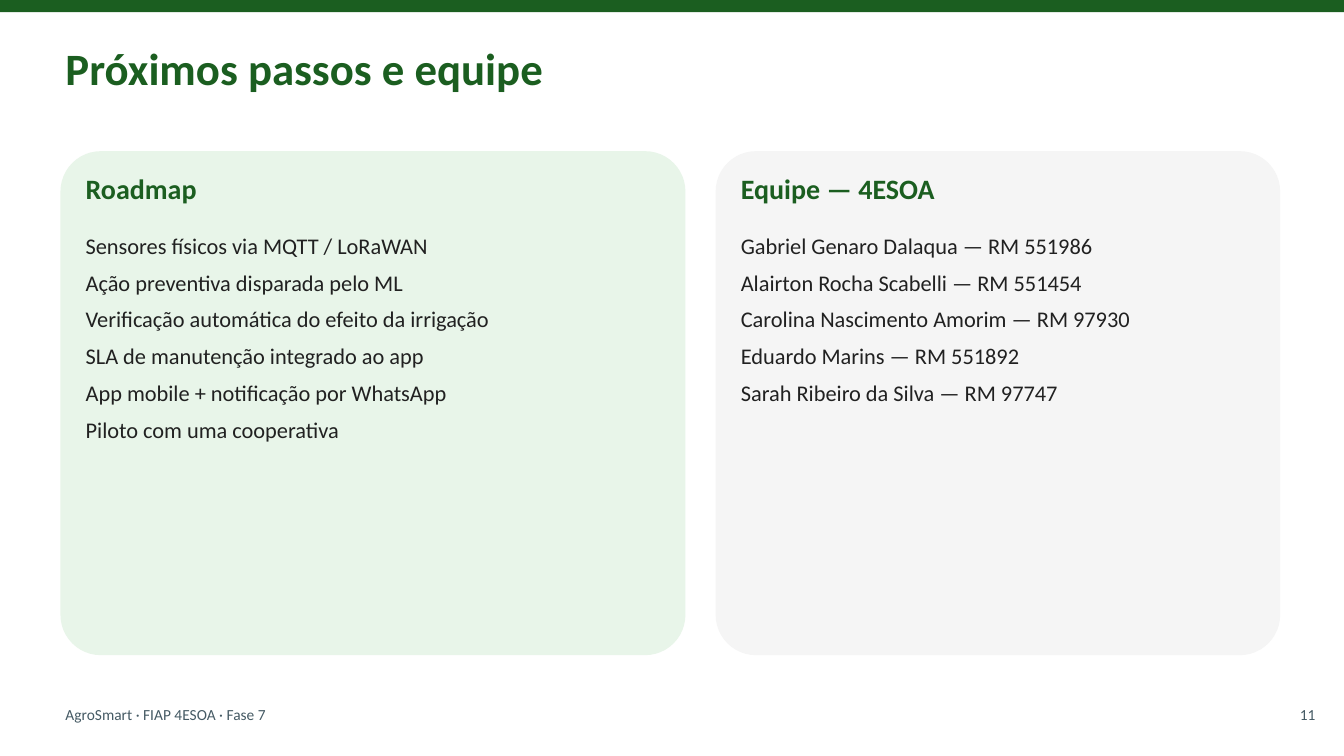
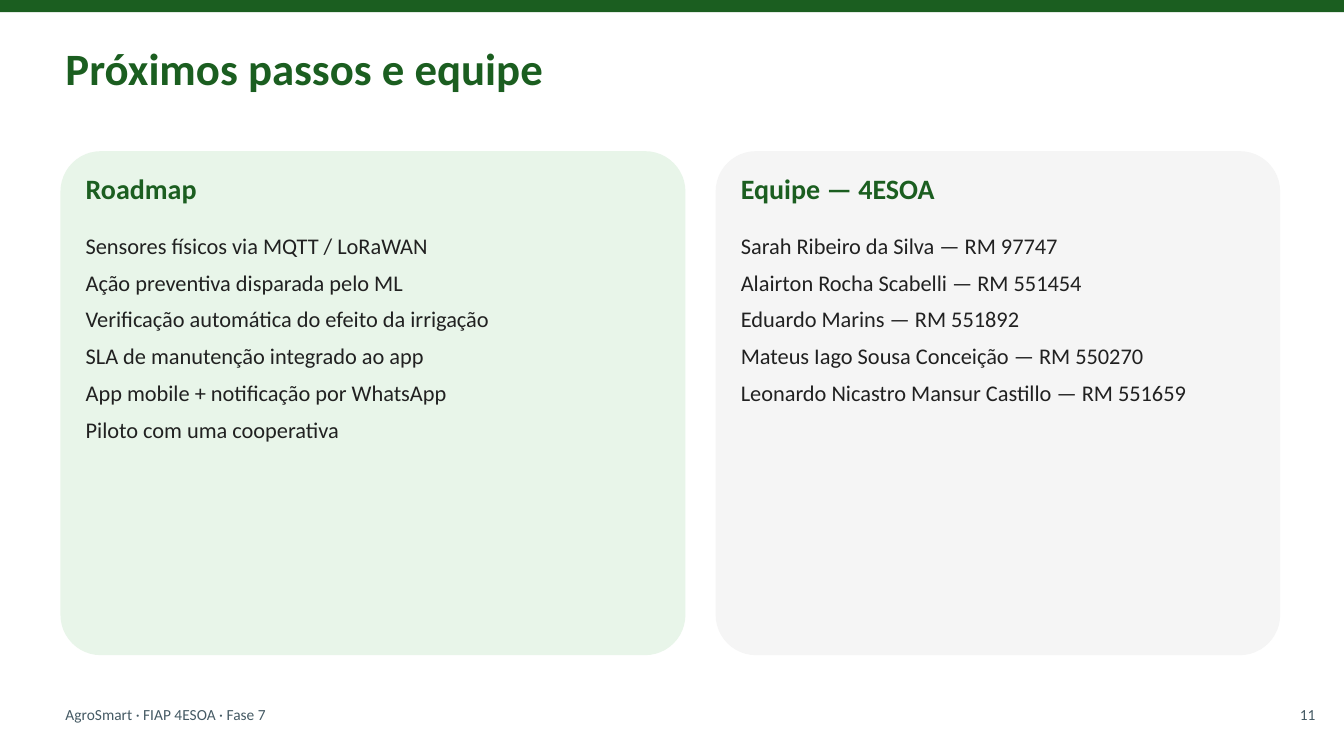
Before and after one commit to SarahRSilva/agro-monitor, a slide deck: slide 11 of docs/fase7/AgroSmart_Pitch.pptx. Drawn at 1344x756 pixels with LibreOffice and Linux fonts; fonts in the diff are those of the drawing. Boxes give left, top, right and bottom in pixels: in the first picture for what was removed or moved away, otherwise in the second. Text is boxed around its words. In the diff, an @@ line names an element or a change of style, - is before the commit and + after.

```diff
--- a/docs/fase7/AgroSmart_Pitch.pptx
+++ b/docs/fase7/AgroSmart_Pitch.pptx
@@ text at (741, 238, 1058, 254): text changed @@
-Gabriel Genaro Dalaqua — RM 551986
+Sarah Ribeiro da Silva — RM 97747
@@ text at (741, 311, 1130, 327): paragraph removed @@
-Carolina Nascimento Amorim — RM 97930
@@ text at (741, 348, 1186, 401): text changed @@
-Sarah Ribeiro da Silva — RM 97747
+Mateus Iago Sousa Conceição — RM 550270
+Leonardo Nicastro Mansur Castillo — RM 551659
```
Also in this commit, not shown: 2 other files.
